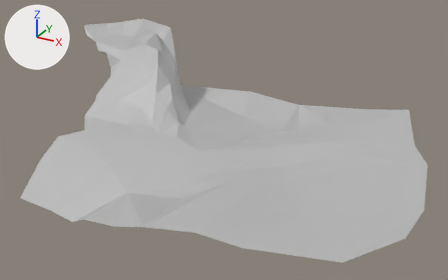
Two versions of the FBX model Models/Cave/Cave_roof.fbx, one commit apart.
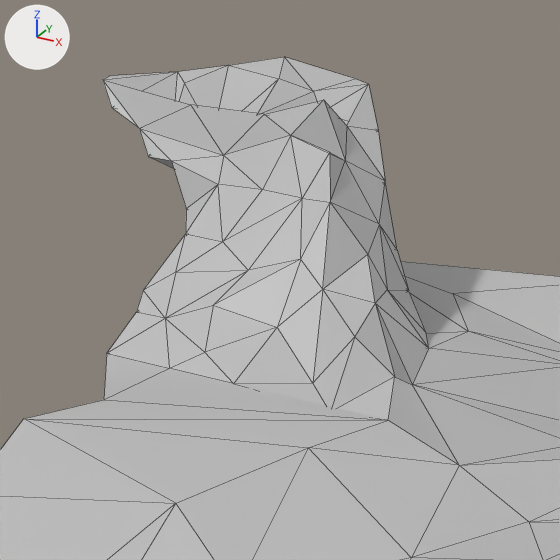
Old and new are each drawn whole from a camera (50 mm lens) standing at (8.87, -17.07, 14.38) and looking at (-0.53, 0.03, 5.83) and again close up on the part from 11% to 52% of the width and 0% to 65% of the height. Lighting does not change. The marker at upper left points along +X, +Y and +Z. The close-ups show mesh edges as thin lines. Where no turn or scale is listed for an object, it has been applied to the vertices.

Before the edit, the objects in view are built like this:
```python
me_mesh = bpy.data.meshes.new('Mesh')
me_mesh.from_pydata(...)  # 140 vertices, 224 faces; spans x -7.7..7.7, y -6.0..6.0, z -1.8..1.8
# faces by material slot: [220, 4]
me_mesh.materials.append(mat_lambert5)  # grey #bcbcbc
me_mesh.materials.append(mat_lambert1)  # grey #bcbcbc
ob_roof = bpy.data.objects.new('Roof', me_mesh)
ob_roof.location = (-1.24, 0.0, 6.56)
```
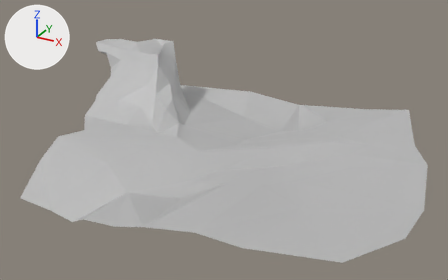
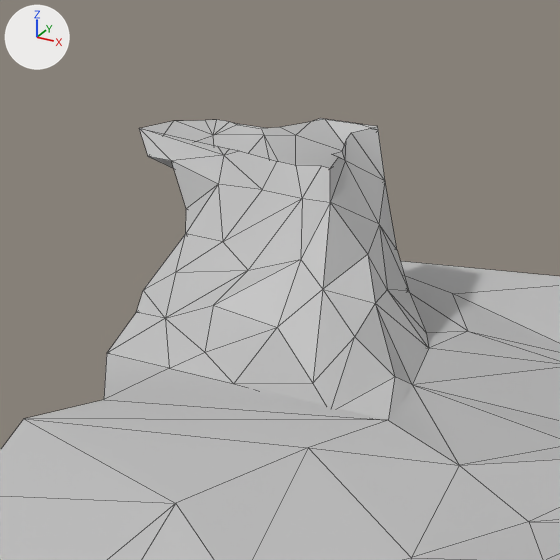
Where the newer file only moved an object's origin or applied its transform, the numbers keep the older frame.

Location of each change, [x1, y1, x2, y2] in pixels of the close-ups (560 x 560 px; the box of a moved part takes in the faces that stretch with it):
'Roof', reshaped: before [0, 57, 560, 560]; after [0, 118, 560, 560]
part 1 of me_mesh, moved or reshaped: before [103, 57, 385, 202]; after [139, 118, 385, 202]

What the commit changed:
me_mesh is used by ob_roof; location (-1.24, 0.0, 6.56).
me_mesh had 140 vertices, 224 faces and spanned x -7.7..7.7, y -6.0..6.0, z -1.8..1.8.
me_mesh now has 165 vertices, 211 faces and spans x -6.6..7.7, y -6.0..6.0, z -1.8..1.2.
Part 1, on me_mesh:
19 vertices are removed from x -7.7..-3.4, y 2.2..4.9, z 1.3..1.8.
44 faces are deleted.
44 vertices are added at x -6.6..-3.3, y 1.9..4.0, z 1.2.
28 new faces join them, mat_lambert5 (grey #bcbcbc).
3 new faces join them, mat_lambert1 (grey #bcbcbc).
